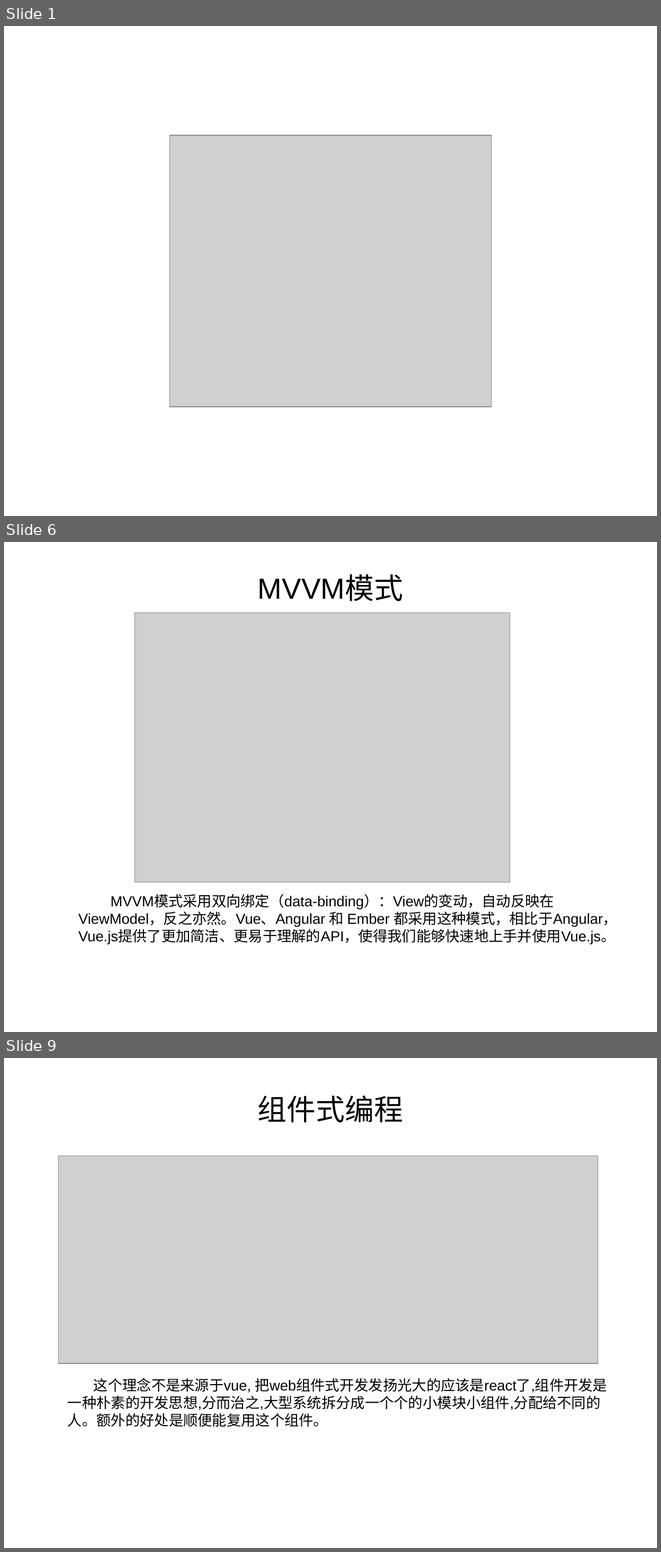
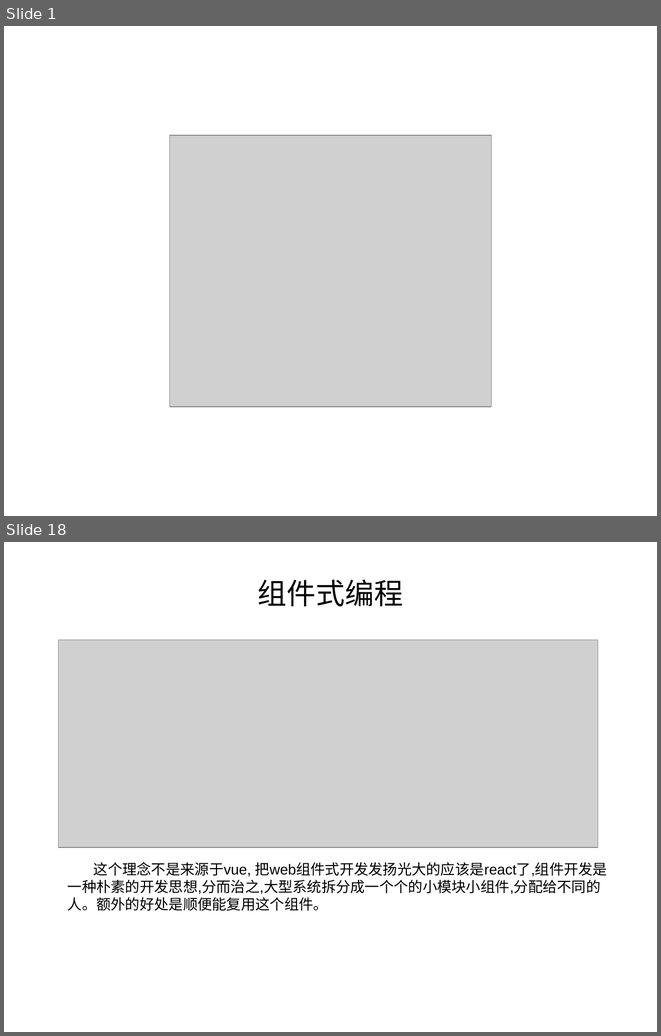
Before and after one commit to ysyes/vue, a slide deck: Vue深入浅出.ppt. Shown one above the other, each under a label of ours: slides 1, 6 and 9 before the commit, slides 1 and 18 after it; the slides between them are not shown. The pictures are 661x1552 and 661x1036 pixels, drawn with LibreOffice and Linux fonts; fonts in the diff are those of the drawing; grey boxes stand for pictures. Boxes give left, top, right and bottom in pixels: in the first picture for what was removed or moved away, otherwise in the second. Text is boxed around its words. In the diff, an @@ line names an element or a change of style, - is before the commit and + after.

```diff
--- a/Vue深入浅出.ppt
+++ b/Vue深入浅出.ppt
@@ slide 6 removed at [4,542,657,1032], background #FFFFFF @@
@@ title removed at [258,576,403,601] @@
-MVVM模式
@@ picture removed at [134,612,510,882] @@
@@ text removed at [78,895,617,944] @@
-MVVM模式采用双向绑定（data-binding）：View的变动，自动反映在 ViewModel，反之亦然。Vue、Angular 和 Ember 都采用这种模式，相比于Angular，Vue.js提供了更加简洁、更易于理解的API，使得我们能够快速地上手并使用Vue.js。
@@ what was slide 9 is now slide 18 @@
```
Also in this commit, not shown: 6 slides changed, 8 slides added, 8 other slides removed, 2 other files.
